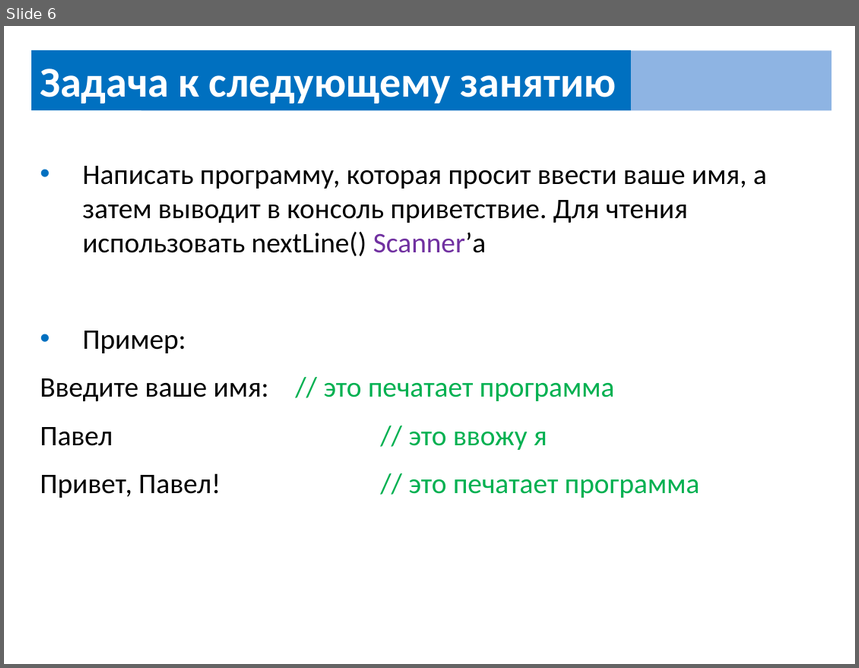
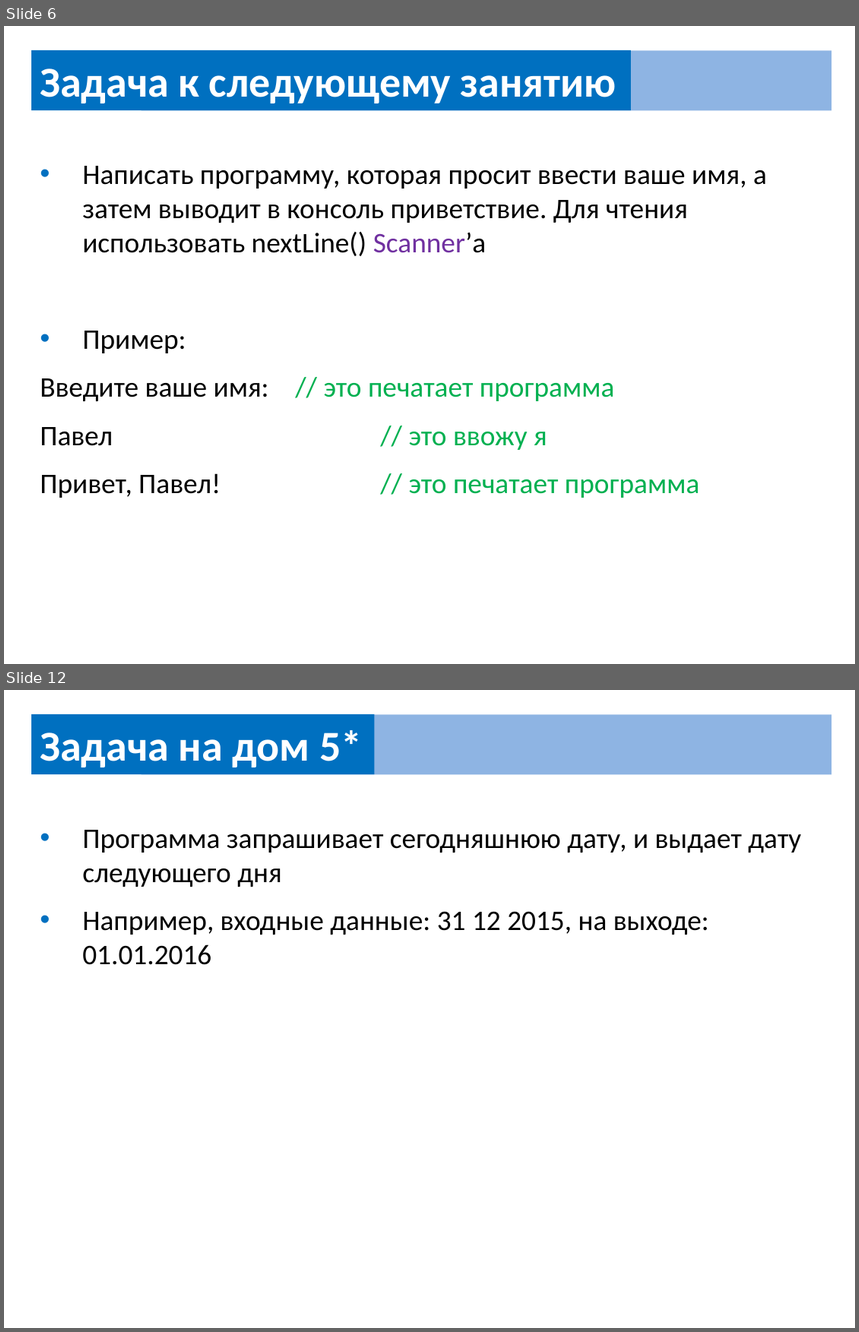
Before and after one commit to UsovaAnna/lesson, a slide deck: src/home/home_work.pptx. Shown one above the other, each under a label of ours: slide 6 before the commit, slides 6 and 12 after it; the slides between them are not shown. The pictures are 859x668 and 859x1332 pixels, drawn with LibreOffice and Linux fonts; fonts in the diff are those of the drawing. Boxes give left, top, right and bottom in pixels: in the first picture for what was removed or moved away, otherwise in the second. Text is boxed around its words. In the diff, an @@ line names an element or a change of style, - is before the commit and + after.

```diff
--- a/src/home/home_work.pptx
+++ b/src/home/home_work.pptx
@@ slide 12 added at [4, 690, 855, 1328], background #FFFFFF @@
@@ rectangle added at [31, 714, 374, 775], fill #0070C0, 36 pt, text #FFFFFF, bold @@
+Задача на дом 5*
@@ rectangle added at [141, 714, 832, 775], fill #8EB4E3 @@
@@ text added at [82, 830, 801, 965], 24 pt, text #000000 @@
+• Программа запрашивает сегодняшнюю дату, и выдает дату следующего дня
+• Например, входные данные: 31 12 2015, на выходе: 01.01.2016
```
Also in this commit, not shown: 5 other slides added, 1 other file.
